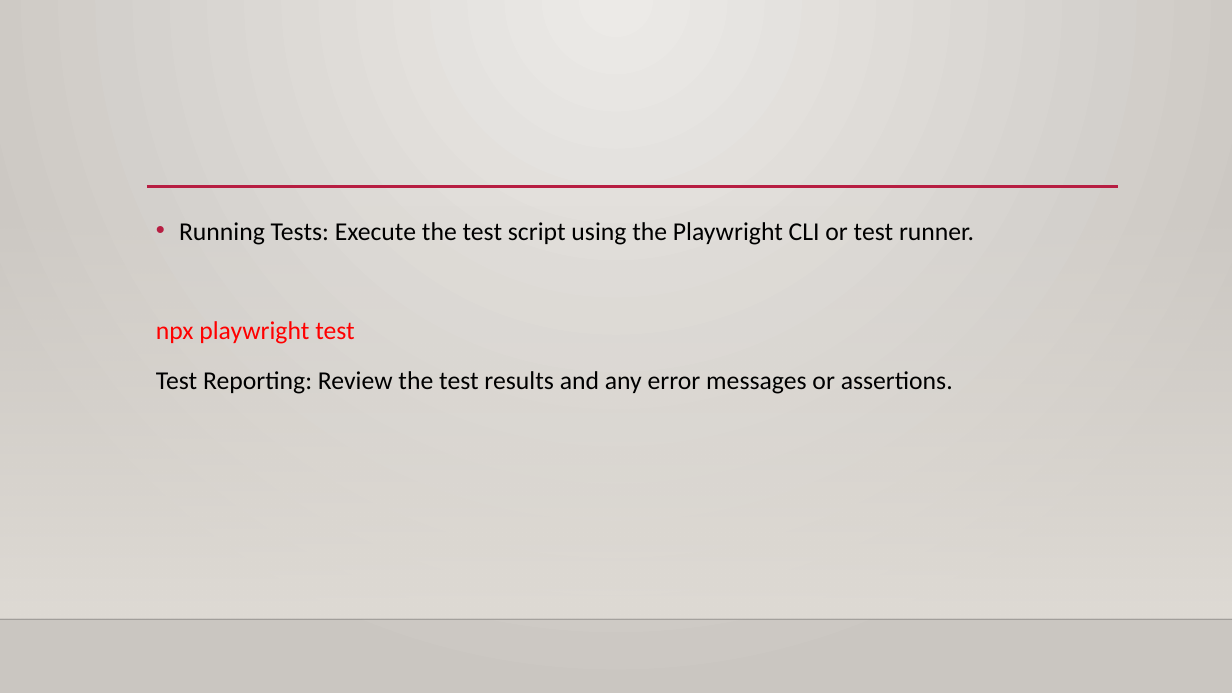
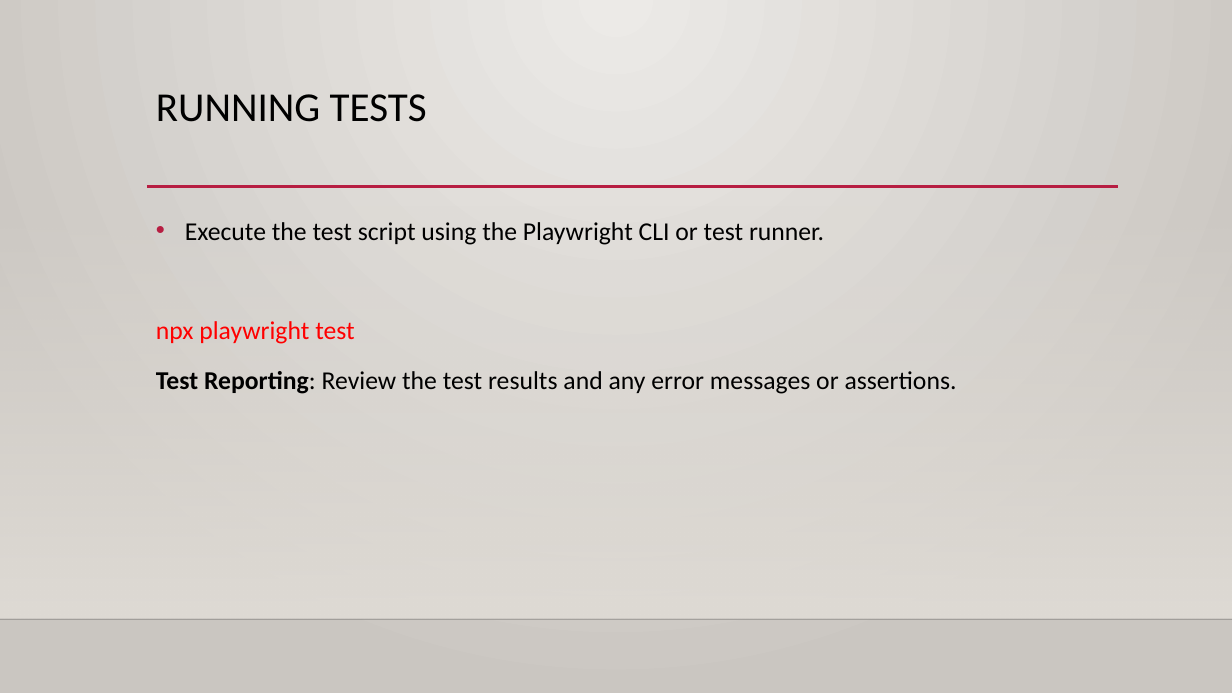
Before and after one commit to satmaramani/playwright, a slide deck: slide 35 of Playwright Automation training PPT.pptx. Drawn at 1232x693 pixels with LibreOffice and Linux fonts; fonts in the diff are those of the drawing; background and template pictures are left out. Boxes give left, top, right and bottom in pixels: in the first picture for what was removed or moved away, otherwise in the second. Text is boxed around its words. In the diff, an @@ line names an element or a change of style, - is before the commit and + after.

```diff
--- a/Playwright Automation training PPT.pptx
+++ b/Playwright Automation training PPT.pptx
@@ title added at [156, 94, 427, 122], 32 pt, text #000000 @@
+RUNNING TESTS
@@ text at [185, 222, 824, 245]: text changed @@
-• Running Tests: Execute the test script using the Playwright CLI or test runner.
+• Execute the test script using the Playwright CLI or test runner.
@@ text at [156, 371, 957, 394]: bold on in "Test Reporting:" @@
```
Also in this commit, not shown: 15 other slides changed, 5 other files.
